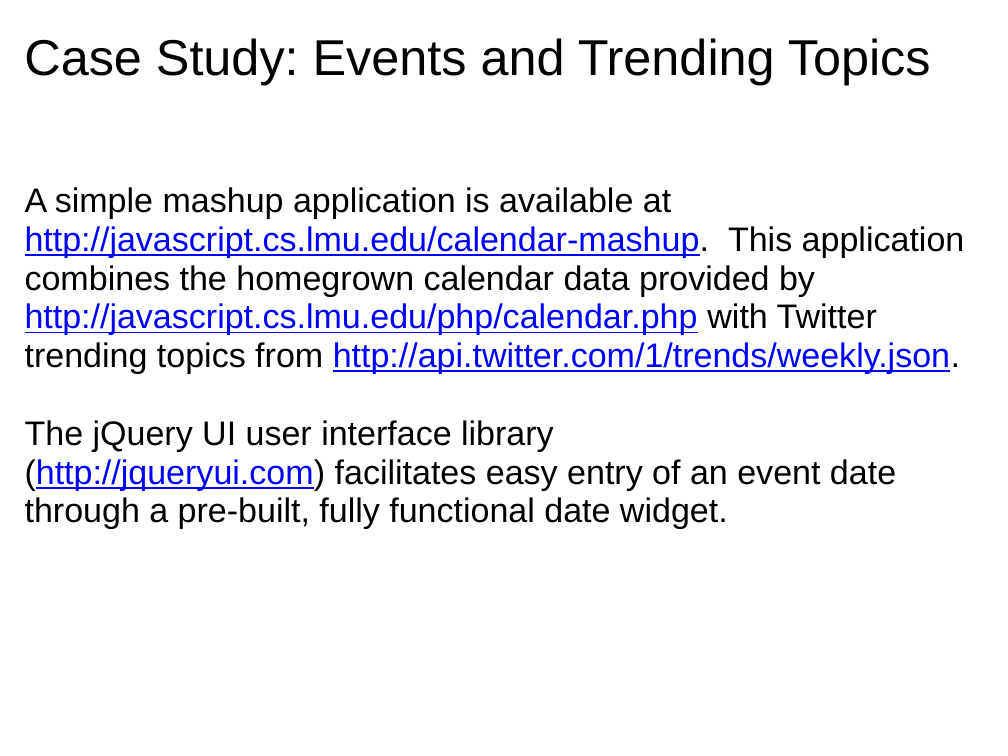
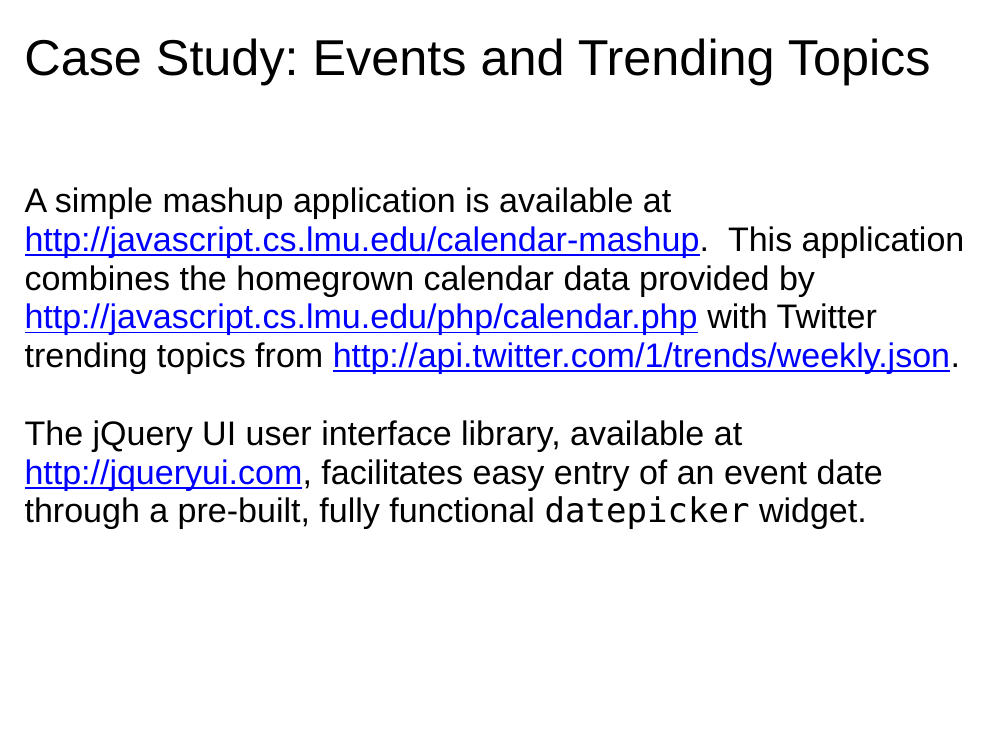
Before and after one commit to dondi/javascript-book, a slide deck: slide 78 of presentations/Chapter_8_Presentation.ppt. Drawn at 1008x756 pixels with LibreOffice and Linux fonts; fonts in the diff are those of the drawing; background and template pictures are left out. Boxes give left, top, right and bottom in pixels: in the first picture for what was removed or moved away, otherwise in the second. Text is boxed around its words. In the diff, an @@ line names an element or a change of style, - is before the commit and + after.

```diff
--- a/presentations/Chapter_8_Presentation.ppt
+++ b/presentations/Chapter_8_Presentation.ppt
@@ text at bbox=[25, 420, 883, 529]: text changed @@
-The jQuery UI user interface library (http://jqueryui.com) facilitates easy entry of an event date through a pre-built, fully functional date widget.
+The jQuery UI user interface library, available at http://jqueryui.com, facilitates easy entry of an event date through a pre-built, fully functional datepicker widget.
```
Also in this commit, not shown: 2 other slides changed.
